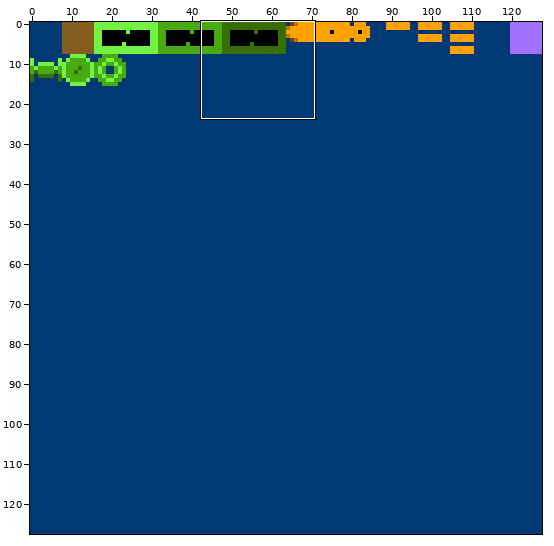
Two versions of one pixel-art file, images/game.aseprite. The first picture is a wide view before the edit; the outline marks the close-up.
Close-up. Before the edit:
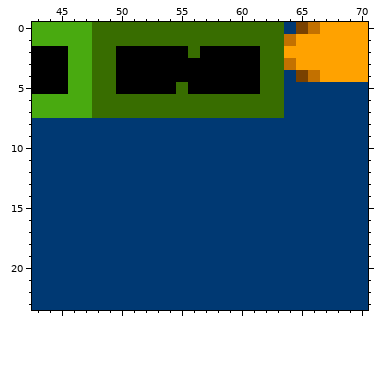
128x128 pixels, 1 frame. Shown: x 43..70, y 0..23.
And afterwards:
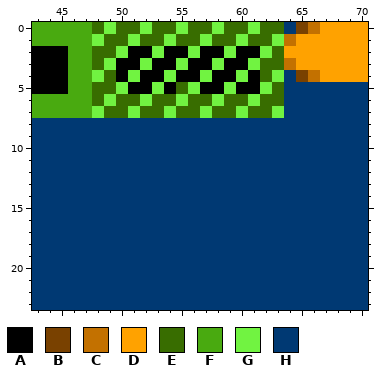
Palette (. is transparent): A #000000  B #794100  C #c37100  D #ffa200  E #386d00  F #49aa10  G #71f341  H #003973
Changes in this commit:
Layer "Background":
y 0: x 49 E -> G; x 52 E -> G; x 55 E -> G; x 58 E -> G; x 61 E -> G
y 1: x 48 E -> G; x 51 E -> G; x 54 E -> G; x 57 E -> G; x 60 E -> G; x 63 E -> G
y 2: x 50 A -> G; x 53 A -> G; x 56 E -> G; x 59 A -> G; x 62 E -> G
y 3: x 49 E -> G; x 52 A -> G; x 55 A -> G; x 58 A -> G; x 61 A -> G
y 4: x 48 E -> G; x 51 A -> G; x 54 A -> G; x 57 A -> G; x 60 A -> G; x 63 E -> G
y 5: x 50 A -> G; x 53 A -> G; x 56 A -> G; x 59 A -> G; x 62 E -> G
y 6: x 49 E -> G; x 52 E -> G; x 55 E -> G; x 58 E -> G; x 61 E -> G
y 7: x 48 E -> G; x 51 E -> G; x 54 E -> G; x 57 E -> G; x 60 E -> G; x 63 E -> G
